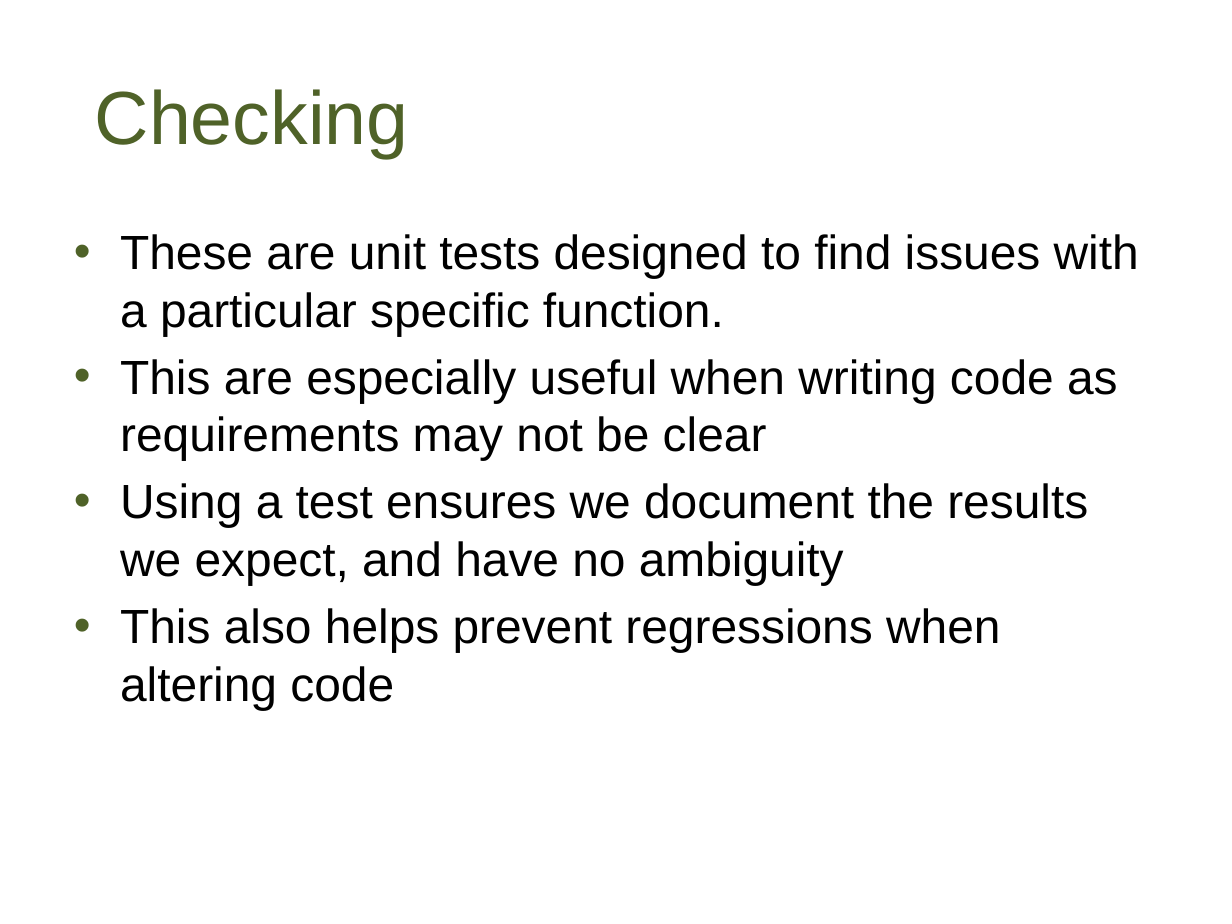
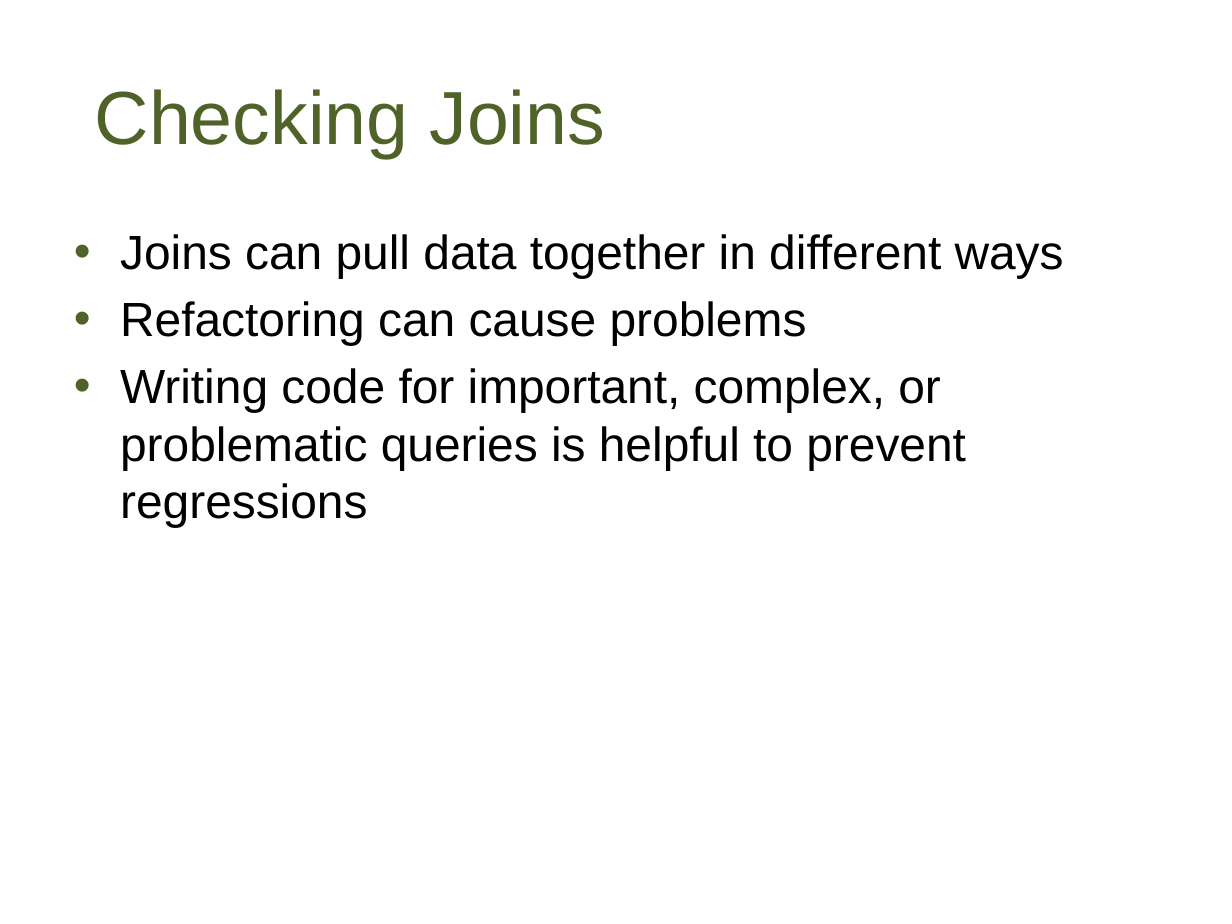
Before and after one commit to way0utwest/UnitTestingTSQL, a slide deck: slide 22 of UnitTestingTSQL.pptx. Drawn at 1232x924 pixels with LibreOffice and Linux fonts; fonts in the diff are those of the drawing; background and template pictures are left out. Boxes give left, top, right and bottom in pixels: in the first picture for what was removed or moved away, otherwise in the second. Text is boxed around its words. In the diff, an @@ line names an element or a change of style, - is before the commit and + after.

```diff
--- a/UnitTestingTSQL.pptx
+++ b/UnitTestingTSQL.pptx
@@ title at (95, 89, 605, 158): text changed @@
-Checking
+Checking Joins
@@ text at (120, 234, 1064, 528): text changed @@
-• These are unit tests designed to find issues with a particular specific function.
-• This are especially useful when writing code as requirements may not be clear
-• Using a test ensures we document the results we expect, and have no ambiguity
-• This also helps prevent regressions when altering code
+• Joins can pull data together in different ways
+• Refactoring can cause problems
+• Writing code for important, complex, or problematic queries is helpful to prevent regressions
```
Also in this commit, not shown: 1 other slide changed, 4 slides added, 1 other file.
